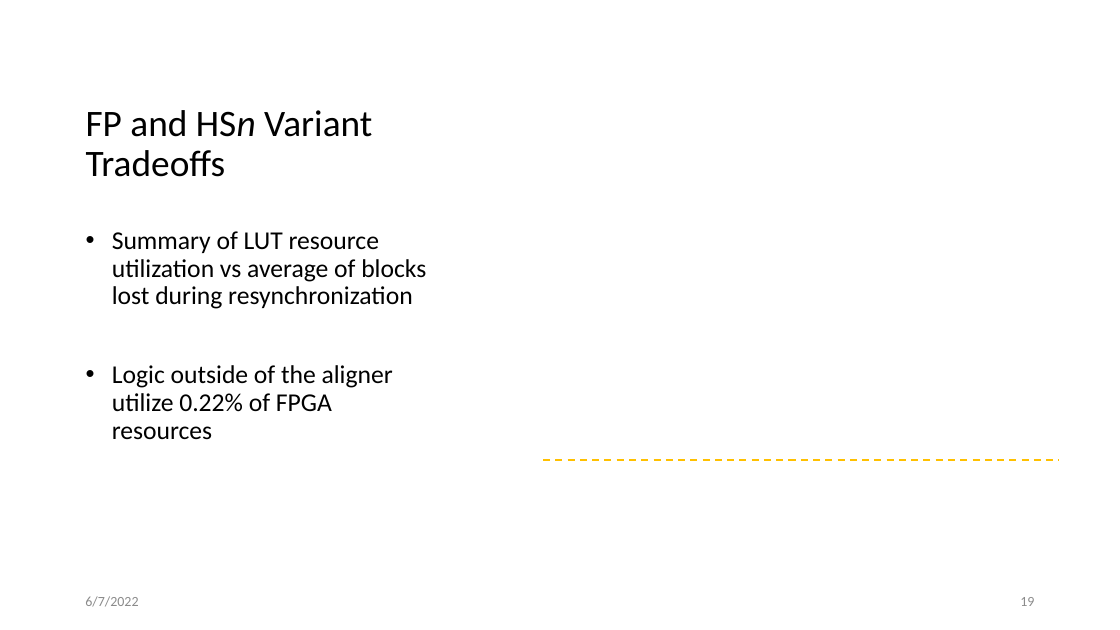
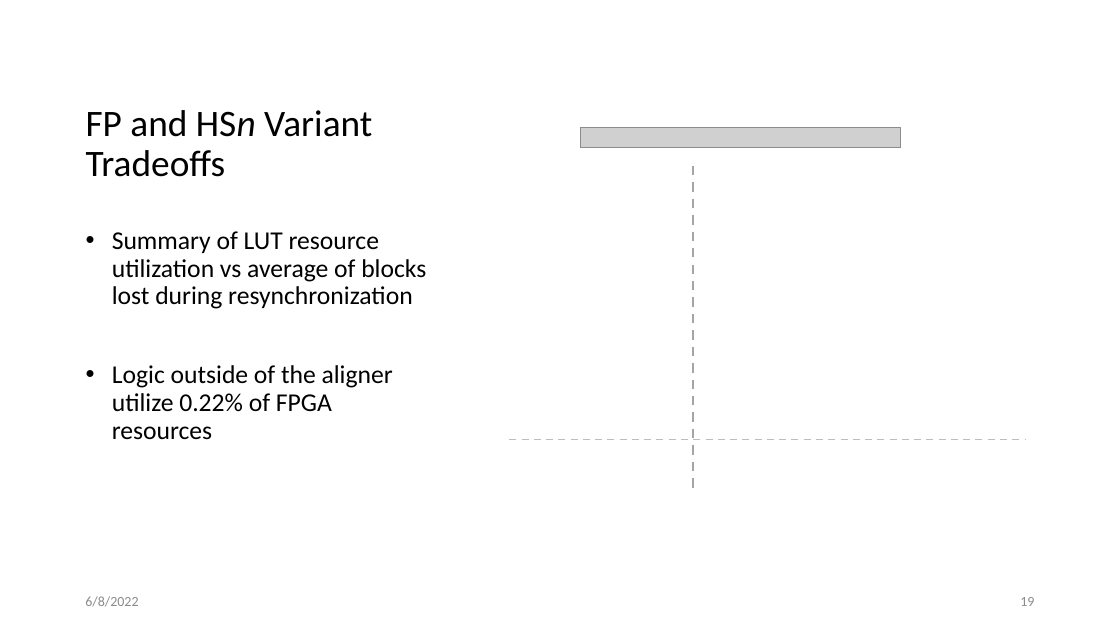
Before and after one commit to AnatoliyMartynyuk/YARR-rx-recovery, a slide deck: slide 19 of docs/thesis/Thesis Defense.pptx. Drawn at 1120x630 pixels with LibreOffice and Linux fonts; fonts in the diff are those of the drawing; grey boxes stand for pictures. Boxes give left, top, right and bottom in pixels: in the first picture for what was removed or moved away, otherwise in the second. Text is boxed around its words. In the diff, an @@ line names an element or a change of style, - is before the commit and + after.

```diff
--- a/docs/thesis/Thesis Defense.pptx
+++ b/docs/thesis/Thesis Defense.pptx
@@ picture added at (x1=581, y1=128, x2=901, y2=148) @@
@@ line added from (693, 488) to (693, 160), #A5A5A5 2 pt dashed @@
@@ line moved from (544, 460) - (1060, 460) to (509, 439) - (1026, 439) @@
@@ text at (x1=85, y1=596, x2=138, y2=607): text changed @@
-6/7/2022
+6/8/2022
```
Also in this commit, not shown: 27 other slides changed, 1 other file.
